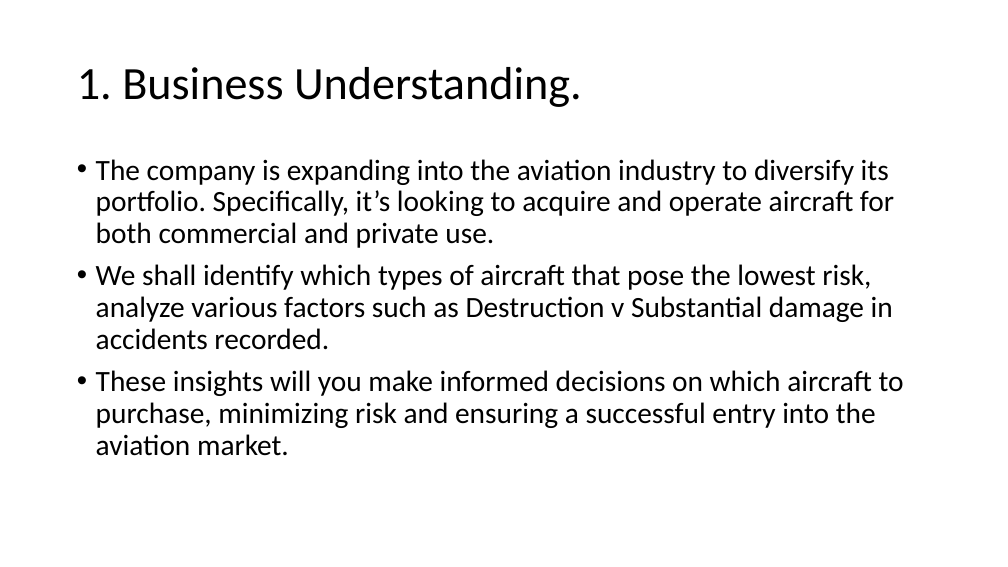
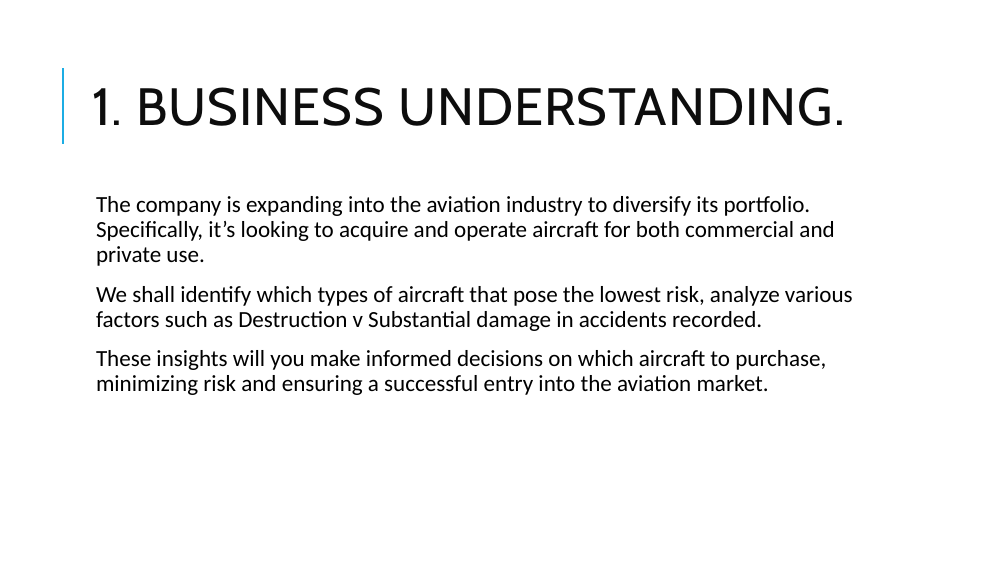
Before and after one commit to kdizz/dsc-phase-1-project-v3, a slide deck: slide 2 of CAPITAL INVESTMENTS LIMITED.pptx. Drawn at 1008x567 pixels with LibreOffice and Linux fonts; fonts in the diff are those of the drawing. Boxes give left, top, right and bottom in pixels: in the first picture for what was removed or moved away, otherwise in the second. Text is boxed around its words. In the diff, an @@ line names an element or a change of style, - is before the commit and + after.

```diff
--- a/CAPITAL INVESTMENTS LIMITED.pptx
+++ b/CAPITAL INVESTMENTS LIMITED.pptx
@@ line added from (63, 144) to (63, 68), #1CADE4 1.5 pt @@
@@ title at (92,87,845,126): text changed; size 44 to 50 pt; font Calibri to Cabin; text colour #000000 to #0D0D0D @@
-1. Business Understanding.
+1. BUSINESS UNDERSTANDING.
@@ text "The company is expanding into ...": place and size @@
-text "The company is expanding into ..." at (96,159,904,456)
+text "The company is expanding into ..." at (96,196,853,395)
@@ text "The company is expanding into ..." at (96,196,853,395): size 28 to 22 pt; bullet • to  ; more space between paragraphs @@
```
Also in this commit, not shown: 3 other slides changed, 6 slides added, 3 other files.
